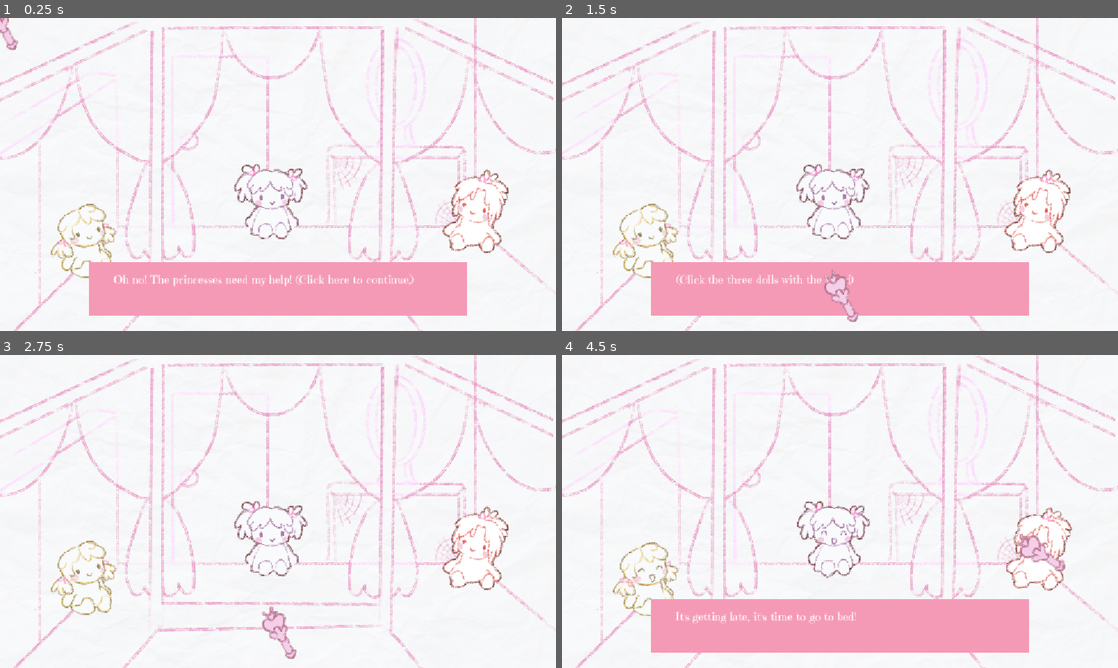
Above: before the commit, frames 1-4 (two rows, left to right).
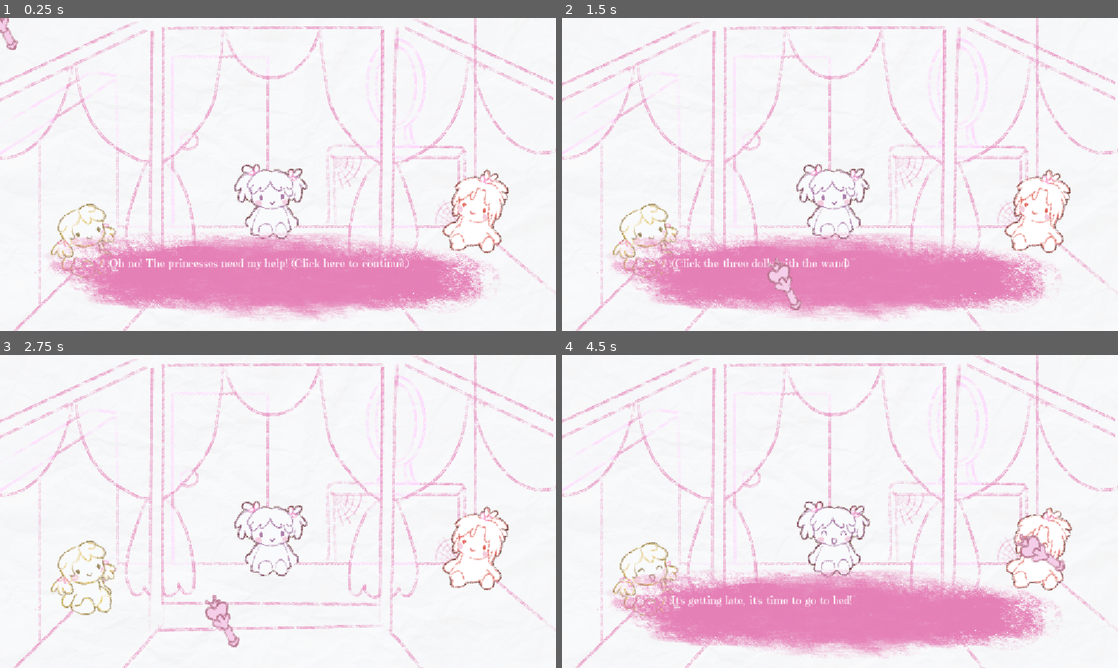
Above: after the commit, the same moments.

Repository: xXample/game-jam-2026
Game: Godot game, scene res://day_time.tscn
Same seed, same stepped clock (60 frames per second), same inputs: the game is played once before the commit and once after it. This scene is started directly instead of the project's main scene.
Inputs (mouse positions are in pixels of both pictures, inside the frame that each line leads up to; where the layout moved, square brackets give the same spot in the first picture):
- Up to frame 1 (0.25 s): no input
- Up to frame 2 (1.5 s): click (784, 277) [840, 290] at 0.5 s; click (784, 277) [840, 290] at 1.25 s
- Up to frame 3 (2.75 s): click (222, 614) [278, 627] at 2 s
- Up to frame 4 (4.5 s): tap Enter at 2.75, 4.25 s; move the mouse to (645, 577) at 2.77 s; click (645, 577) at 2.92 s; tap Space at 3.5 s; move the mouse to (828, 536) at 3.52 s; click (828, 536) at 3.67 s; move the mouse to (1040, 545) at 4.27 s; click (1040, 545) at 4.42 s

The runs differ from the first frame. In frame 1, 13% of the frame differs, in the area x 8-90%, y 68-97%; in frame 2, 13%, in the area x 8-90%, y 68-98%; in frame 3, 0.9%; in frame 4, 13%.

Commit message:
Update dialogue_box.tscn

Diff:
--- a/clickable.gd
+++ b/clickable.gd
@@ -3,6 +3,9 @@
 var health = 0
 var time_in_danger = 0
 const TRANSITION_TIME = 5
+
+@onready var audio_player: AudioStreamPlayer = $AudioStreamPlayer
+
 
 # Called when the node enters the scene tree for the first time.
 func _ready() -> void:
@@ -65,6 +68,8 @@
 	$"Yellow_collision".disabled = false
 	health = 3
 
+
+
 func make_red():
 	assert($"Yellow_collision".is_visible_in_tree())
 	$"Yellow_collision".hide()
--- a/dialogue_box.tscn
+++ b/dialogue_box.tscn
@@ -1,10 +1,11 @@
 [gd_scene format=3 uid="uid://bpprykmrdda4v"]
 
 [ext_resource type="Script" uid="uid://cbbtvxmkmhbru" path="res://dialogue_box.gd" id="1_senjy"]
+[ext_resource type="Texture2D" uid="uid://bkyhmh3dl1ydn" path="res://daytime-pngs/chat-box.PNG" id="2_0nste"]
 [ext_resource type="FontFile" uid="uid://bcqsen4nbc4fa" path="res://EmilysCandy-Regular.ttf" id="2_n23yb"]
 
-[sub_resource type="StyleBoxFlat" id="StyleBoxFlat_hy57o"]
-bg_color = Color(0.95969003, 0.6025925, 0.7133295, 1)
+[sub_resource type="StyleBoxTexture" id="StyleBoxTexture_pbi7f"]
+texture = ExtResource("2_0nste")
 
 [node name="DialogueBox" type="Control" unique_id=212378360]
 layout_mode = 3
@@ -15,23 +16,25 @@
 
 [node name="Panel" type="Panel" parent="." unique_id=1377118338]
 layout_mode = 0
-offset_left = 185.0
-offset_top = 506.0
-offset_right = 967.0
-offset_bottom = 617.0
-theme_override_styles/panel = SubResource("StyleBoxFlat_hy57o")
+offset_left = 72.0
+offset_top = 433.0
+offset_right = 1072.0
+offset_bottom = 633.0
+theme_override_styles/panel = SubResource("StyleBoxTexture_pbi7f")
 
 [node name="Label" type="Label" parent="Panel" unique_id=255874535]
 layout_mode = 0
-offset_left = 50.0
-offset_top = 20.0
-offset_right = 90.0
-offset_bottom = 43.0
+offset_left = 154.0
+offset_top = 59.0
+offset_right = 194.0
+offset_bottom = 90.0
 theme_override_fonts/font = ExtResource("2_n23yb")
 theme_override_font_sizes/font_size = 24
 
 [node name="Button" type="Button" parent="Panel" unique_id=395880046]
 self_modulate = Color(1, 1, 1, 0)
 layout_mode = 0
-offset_right = 786.0
-offset_bottom = 113.0
+offset_left = -5.0
+offset_top = 49.0
+offset_right = 781.0
+offset_bottom = 162.0
--- a/main.tscn
+++ b/main.tscn
@@ -13,6 +13,9 @@
 [ext_resource type="Texture2D" uid="uid://h5qap1yhuc3c" path="res://night-time-png/mirror-1.png" id="8_dg77c"]
 [ext_resource type="Texture2D" uid="uid://bqimfugw6fnor" path="res://night-time-png/cabinet.png" id="8_yaehf"]
 [ext_resource type="Texture2D" uid="uid://ojy7lfrlhpu1" path="res://night-time-png/mirror-2.png" id="9_ycdy4"]
+[ext_resource type="Script" uid="uid://44x8ig0glm6y" path="res://magic_wand.gd" id="14_2cqfq"]
+[ext_resource type="Texture2D" uid="uid://byd6q1q0noydf" path="res://daytime-pngs/magic-wand.PNG" id="15_yaehf"]
+[ext_resource type="Texture2D" uid="uid://dpe75xpw1vmhe" path="res://daytime-pngs/magic wand-unclicked.PNG" id="16_074og"]
 
 [sub_resource type="RectangleShape2D" id="RectangleShape2D_k30ep"]
 size = Vector2(131.5, 110)
@@ -25,6 +28,9 @@
 
 [sub_resource type="RectangleShape2D" id="RectangleShape2D_vjc5p"]
 size = Vector2(130, 92.125)
+
+[sub_resource type="RectangleShape2D" id="RectangleShape2D_cegan"]
+size = Vector2(97, 104)
 
 [node name="Main" type="Node2D" unique_id=520729202]
 script = ExtResource("1_0xm2m")
@@ -169,6 +175,8 @@
 offset_bottom = 40.0625
 color = Color(0.9279861, 3.0611158e-05, 0.66056615, 1)
 
+[node name="AudioStreamPlayer" type="AudioStreamPlayer" parent="Madoka" unique_id=1797018064]
+
 [node name="Mami" type="Area2D" parent="." unique_id=1038749568]
 visible = false
 position = Vector2(390, 43)
@@ -292,6 +300,20 @@
 mouse_filter = 2
 color = Color(1, 0, 0, 1)
 
+[node name="MagicWand" type="Area2D" parent="." unique_id=1933965825]
+script = ExtResource("14_2cqfq")
+normal_texture = ExtResource("15_yaehf")
+
+[node name="Sprite2D" type="Sprite2D" parent="MagicWand" unique_id=461560664]
+position = Vector2(3.0002441, 14.000061)
+rotation = -1.2391838
+scale = Vector2(0.73163843, 0.7291667)
+texture = ExtResource("16_074og")
+
+[node name="CollisionShape2D" type="CollisionShape2D" parent="MagicWand" unique_id=1662766067]
+position = Vector2(1, 8)
+shape = SubResource("RectangleShape2D_cegan")
+
 [connection signal="timeout" from="Timer" to="." method="_on_timer_timeout"]
 [connection signal="input_event" from="Madoka" to="Madoka" method="_on_input_event"]
 [connection signal="input_event" from="Mami" to="Mami" method="_on_input_event"]
Not shown, added: audio/Kyoko_1.wav.import
Not shown, added: audio/Kyoko_2.wav.import
Not shown, added: audio/Madoka_1.wav.import
Not shown, added: audio/Madoka_2.wav.import
Not shown, added: audio/Madoka_3.wav.import
Not shown, added: audio/Mami_1.wav.import
Not shown, added: audio/Mami_2.wav.import
Not shown, added: audio/Mirror_1.wav.import
Not shown, added: audio/Mirror_2.wav.import
Not shown, added: audio/Kyoko_1.wav
Not shown, added: audio/Kyoko_2.wav
Not shown, added: audio/Madoka_1.wav
(and 6 more such lines)
